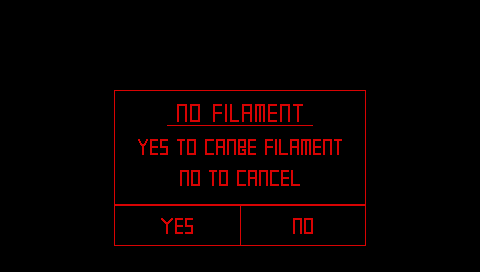
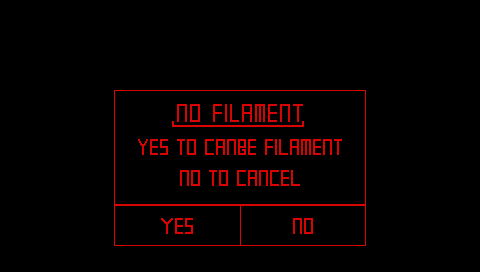
Layer changes from the first 480px x 272px image to the second:
painted on "78_E_no_filement1.bmp" over [167, 121, 313, 127]
